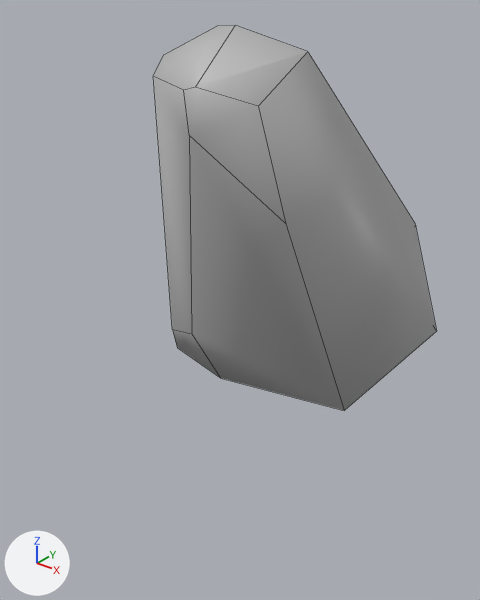
The FBX model Assets/_SS/Models/stones/rocky3.fbx as it was, and as the next commit left it.
One viewpoint serves both versions: a 50 mm camera at (0.0195, -0.0289, 0.0186) aimed at (-0.0003, -0.0042, 0.0033). Every picture has the same lights, and +X, +Y and +Z are marked at lower left. Mesh edges are drawn as thin lines. Where no turn or scale is listed for an object, it has been applied to the vertices.

The scene before the commit, as lines of its bpy script (objects in view):
```python
me_mesh = bpy.data.meshes.new('Mesh')
me_mesh.from_pydata(...)  # 26 vertices, 15 faces; spans x -0.0066..0.0066, y -0.0098..0.0098, z -0.0008..0.0169
me_mesh.materials.append(mat_rockmat)  # grey #bcbcbc
ob_rocky3 = bpy.data.objects.new('rocky3', me_mesh)
ob_rocky3.location = (0.0, 0.0, 0.0)
```
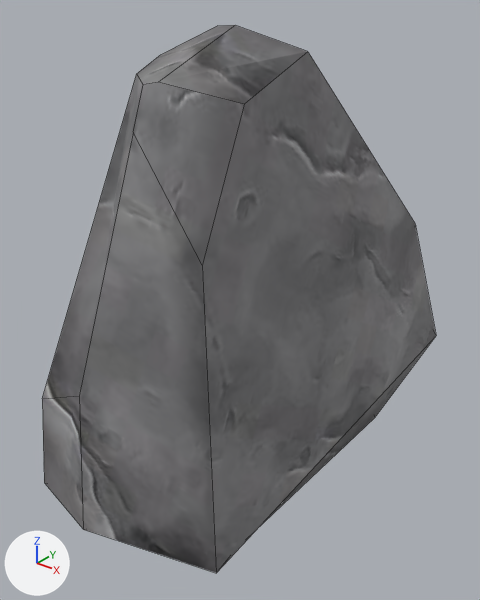
Where the change shows, as pixel boxes [x1, y1, x2, y2] in the pictures (480 x 600 px):
'rocky3', reshaped (39% wider, 42% taller): before [153, 25, 437, 410]; after [42, 25, 436, 573]
part 1 of me_mesh, built on: before [153, 52, 437, 410]; after [42, 52, 436, 573]
part 2 of me_mesh, recoloured: before [153, 25, 308, 222]; after [133, 25, 308, 264]

The change in detail:
Picture 'stone-1.jpg' (img_stone_1_jpg) is new.
Picture 'stone-1_n.jpg' (img_stone_1_n_jpg) is new.
Material 'blinn4' (mat_blinn4) is new.
Uses the picture img_stone_1_jpg.
Uses the picture img_stone_1_n_jpg.
me_mesh is used by ob_rocky3; location (0.0, 0.0, 0.0).
me_mesh had 26 vertices, 15 faces and spanned x -0.0066..0.0066, y -0.0098..0.0098, z -0.0008..0.0169.
me_mesh now has 33 vertices, 22 faces and spans x -0.0067..0.0066, y -0.0155..0.0099, z -0.0062..0.0169.
Part 1, on me_mesh:
3 vertices are removed from x -0.0031..0.0064, y -0.0073..-0.0042, z -0.0008..0.0023.
6 faces are deleted.
13 vertices move from x -0.0066..0.0066, y -0.0098..0.0098, z -0.0007..0.0157 to x -0.0067..0.0066, y -0.0127..0.0099, z -0.0058..0.0157.
10 vertices are added at x -0.0042..0.006, y -0.0155..0.0055, z -0.0062..0.0023.
13 new faces join them.
me_mesh part 2: 9 faces spanning x -0.0067..0.0066, y -0.0127..0.0099, z -0.0015..0.0169 switch from mat_rockmat (grey #bcbcbc) to mat_blinn4.
